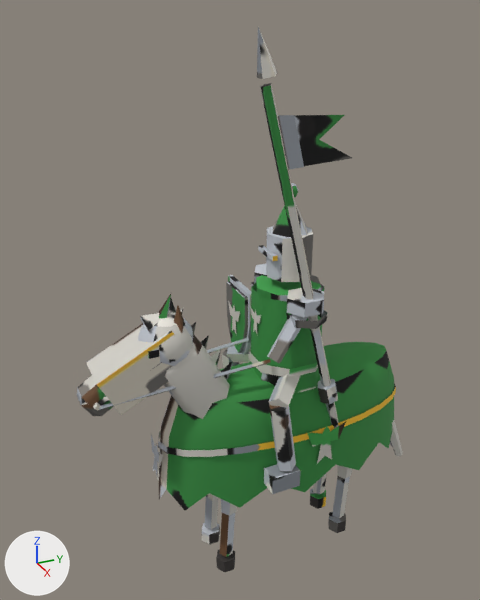
The glTF model game/assets/models/assault_dl3_green.glb as it was, and as the next commit left it.
Camera for both pictures: a 50 mm camera at (0.853, -0.467, 0.922) aimed at (-0.034, -0.068, 0.478). The axes (+X, +Y, +Z) are drawn at lower left. The lights are the same throughout. The older version comes first. Vertices at exactly the same position are counted once.

Objects in the first picture: 'assault_dl3_green'.
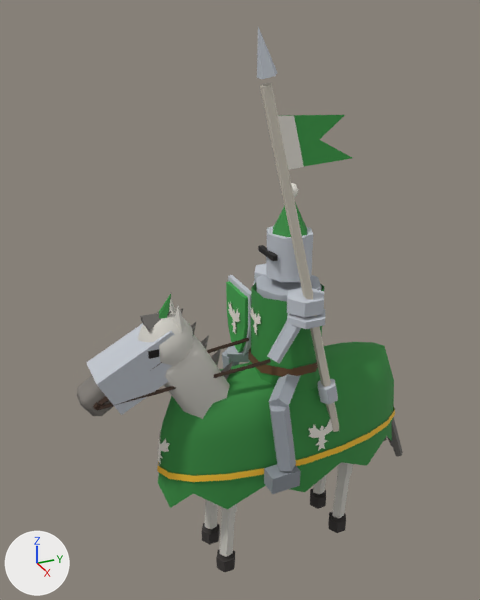
Location of each change, [x1, y1, x2, y2] in pixels of the pictures (480 x 600 px; the box of a moved part takes in the faces that stretch with it):
part 1 of me_cube, added
    after: [287, 309, 325, 329]
part 2 of me_cube, moved or reshaped
    before: [287, 115, 352, 166]
    after: [281, 115, 293, 116]
part 3 of me_cube, rebuilt
    before: [228, 301, 240, 333]
    after: [228, 301, 240, 335]
part 4 of me_cube, rebuilt
    before: [250, 306, 261, 333]
    after: [250, 307, 261, 335]
part 5 of me_cube, added
    after: [157, 406, 395, 482]
part 6 of me_cube, added
    after: [308, 419, 333, 451]
part 7 of me_cube, added
    after: [158, 430, 170, 464]
part 8 of me_cube, deleted
    before: [307, 422, 346, 464]
part 9 of me_cube, deleted
    before: [286, 310, 328, 329]
part 10 of me_cube, moved or reshaped
    before: [151, 342, 396, 510]
    after: [158, 342, 394, 509]
part 11 of me_cube, reshaped
    before: [278, 116, 304, 170]
    after: [278, 115, 352, 169]
part 12 of me_cube, surface changed
    both: [77, 27, 403, 560]

Patch to the scene script:
```diff
--- a/game/assets/models/assault_dl3_green.glb.py
+++ b/game/assets/models/assault_dl3_green.glb.py
@@ me_cube @@
 # used by ob_assault_dl3_green; location = (0.0, 0.0, 0.0)
 # verts and faces of me_cube; kept vertices keep their numbers, new ones are numbered from 890
 # before: 886 (0.074, -0.071, 0.782), 887 (0.075, -0.04, 0.78) at pixel (294, 115), 888 (0.074, -0.022, 0.712) at pixel (304, 166), 889 (0.074, -0.053, 0.71)
-me_cube.from_pydata(...)  # 890 vertices, 1337 faces; spans x -0.124..0.112, y -0.343..0.257, z 0.0..0.889
+me_cube.from_pydata(...)  # 985 vertices, 1458 faces; spans x -0.124..0.112, y -0.343..0.257, z 0.0..0.889
+# me_cube part 1: a new loose piece, a UV sphere (6 segments, 3 rings, poles along z) spanning x 0.033..0.089, y -0.033..0.033, z 0.466..0.488, in mat_baked (picture img_bake)
+# me_cube part 2: the loose piece of 5 vertices spanning x 0.072, y -0.071..0.057, z 0.71..0.782 is moved by (-0.001, 0.0, 0.0)
+# me_cube part 3: the loose piece of 12 vertices spanning x -0.105..-0.055, y -0.059..-0.058, z 0.393..0.449 is rebuilt with 30 vertices and now spans x -0.105..-0.055, y -0.059..-0.058, z 0.393..0.449
+# me_cube part 4: the loose piece of 12 vertices spanning x -0.02..0.02, y -0.057, z 0.43..0.474 is rebuilt with 30 vertices and now spans x -0.02..0.02, y -0.057, z 0.43..0.474
+# me_cube part 5: a new loose piece of 40 vertices spanning x -0.083..0.083, y -0.231..0.231, z 0.215..0.227, in mat_baked (picture img_bake)
+# me_cube part 6: a new loose piece of 30 vertices spanning x 0.075..0.08, y 0.003..0.057, z 0.231..0.287, in mat_baked (picture img_bake)
+# me_cube part 7: a new loose piece of 30 vertices spanning x -0.023..0.023, y -0.229..-0.215, z 0.232..0.286, in mat_baked (picture img_bake)
+# me_cube part 8: the loose piece of 12 vertices spanning x 0.083..0.084, y -0.002..0.073, z 0.208..0.282 is deleted
+# me_cube part 9: the loose piece of 12 vertices spanning x 0.028..0.094, y -0.028..0.028, z 0.47..0.484 is deleted
+# me_cube part 10
+# 130 vertices are removed from x -0.081..0.08, y -0.236..0.232, z 0.155..0.367
+# 213 faces are deleted
+# 12 vertices move from x -0.08..0.08, y -0.06..0.157, z 0.192..0.36 to x -0.08..0.08, y -0.072..0.18, z 0.192..0.361
+# 74 vertices are added at x -0.079..0.079, y -0.232..0.232, z 0.155..0.367
+# 167 new faces join them
+# me_cube part 11
+delete_vertices([887])  # with the faces that use them
+delete_faces([(886, 889, 888)])
+for i in [886, 888, 889]: verts[i] += (0.0, 0.0, 0.0)
+verts[964] = (0.073, -0.053, 0.71)
+verts[965] = (0.073, 0.057, 0.716)  # pixel (353, 158)
+verts[966] = (0.073, 0.001, 0.746)  # pixel (319, 139)
+verts[967] = (0.073, 0.04, 0.776)  # pixel (345, 114)
+verts[968] = (0.073, -0.071, 0.782)
+verts[969] = (0.074, -0.04, 0.78)  # pixel (294, 115)
+faces += [(964, 965, 968), (966, 967, 968), (965, 966, 968), (888, 969, 889), (886, 889, 969)]
+# me_cube part 12: 991 kept faces spanning x -0.124..0.112, y -0.343..0.257, z 0.0..0.889 get new texture (UV) coordinates
+# other edits to the shape of me_cube do not show in these pictures
 me_cube.materials.append(mat_baked)
```
